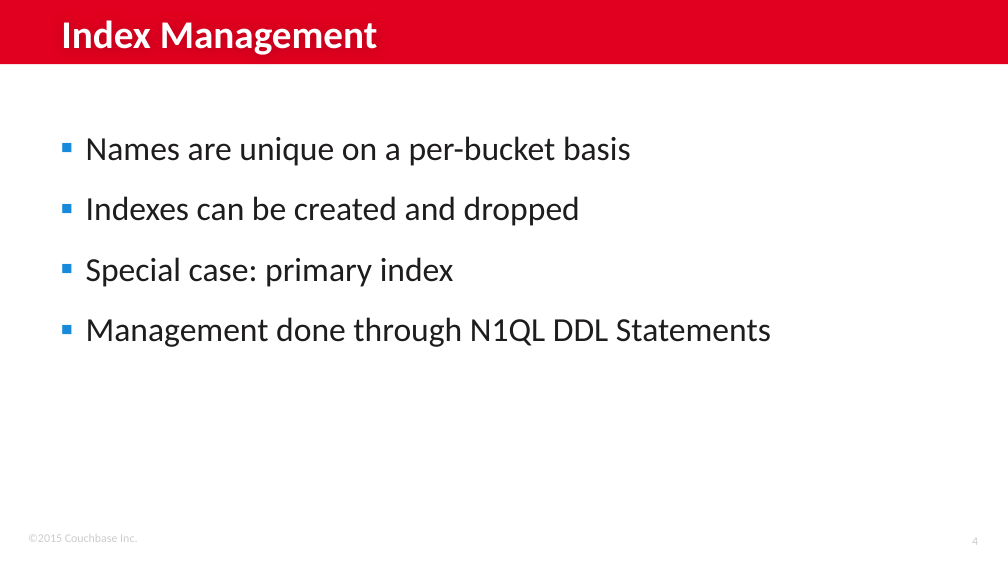
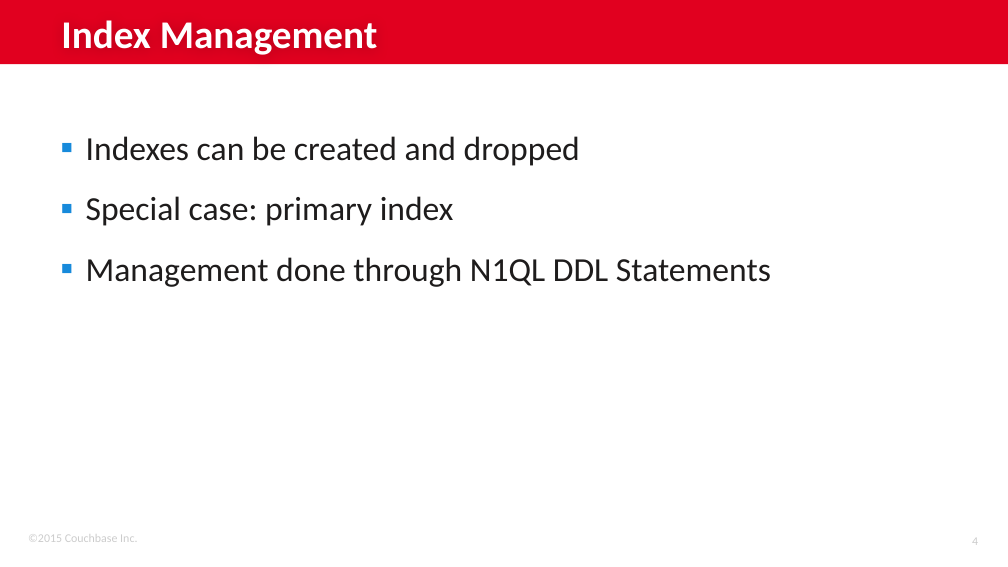
Before and after one commit to subalakr/workshop, a slide deck: slide 4 of server/presentations/07_N1QL Details.pptx. Drawn at 1008x567 pixels with LibreOffice and Linux fonts; fonts in the diff are those of the drawing; background and template pictures are left out. Boxes give left, top, right and bottom in pixels: in the first picture for what was removed or moved away, otherwise in the second. Text is boxed around its words. In the diff, an @@ line names an element or a change of style, - is before the commit and + after.

```diff
--- a/server/presentations/07_N1QL Details.pptx
+++ b/server/presentations/07_N1QL Details.pptx
@@ text at <box>86,136,631,166</box>: paragraph removed @@
-▪ Names are unique on a per-bucket basis
```
Also in this commit, not shown: 5 other slides changed, 1 slide added, 1 slide removed, 1 other file.
